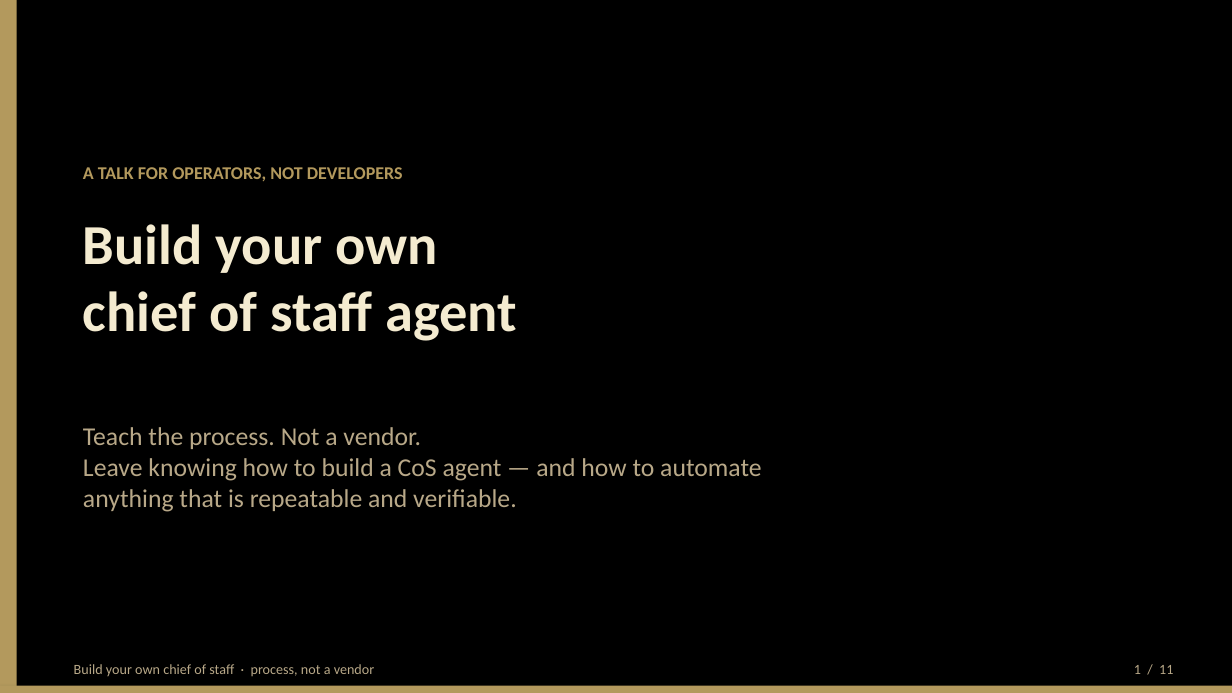
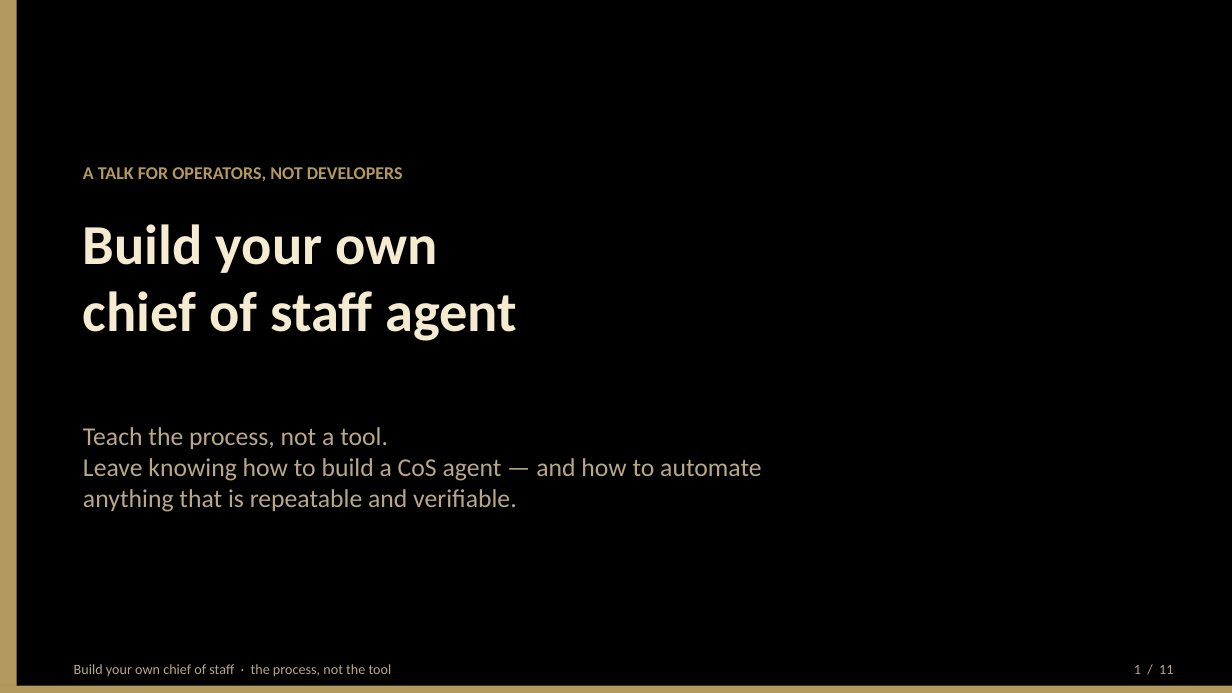
Before and after one commit to BittahCriminal/build-your-own-chief-of-staff, a slide deck: slide 1 of slides/building-your-own-chief-of-staff.pptx. Drawn at 1232x693 pixels with LibreOffice and Linux fonts; fonts in the diff are those of the drawing. Boxes give left, top, right and bottom in pixels: in the first picture for what was removed or moved away, otherwise in the second. Text is boxed around its words. In the diff, an @@ line names an element or a change of style, - is before the commit and + after.

```diff
--- a/slides/building-your-own-chief-of-staff.pptx
+++ b/slides/building-your-own-chief-of-staff.pptx
@@ text at [83,427,761,512]: text changed @@
-Teach the process. Not a vendor.
-Leave knowing how to build a CoS agent — and how to automate
-anything that is repeatable and verifiable.
+Teach the process, not a tool.
+Leave knowing how to build a CoS agent — and how to automate
+anything that is repeatable and verifiable.
@@ text at [74,664,392,677]: text changed @@
-Build your own chief of staff · process, not a vendor
+Build your own chief of staff · the process, not the tool
```
Also in this commit, not shown: 10 other slides changed, 2 other files.
